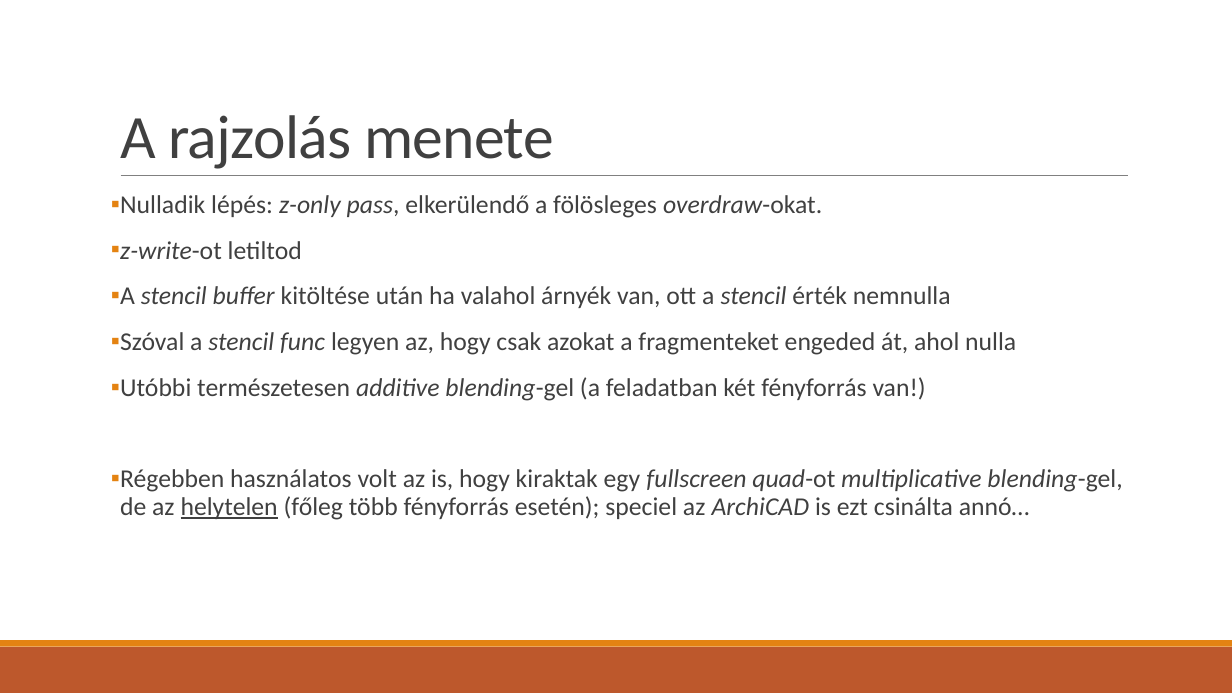
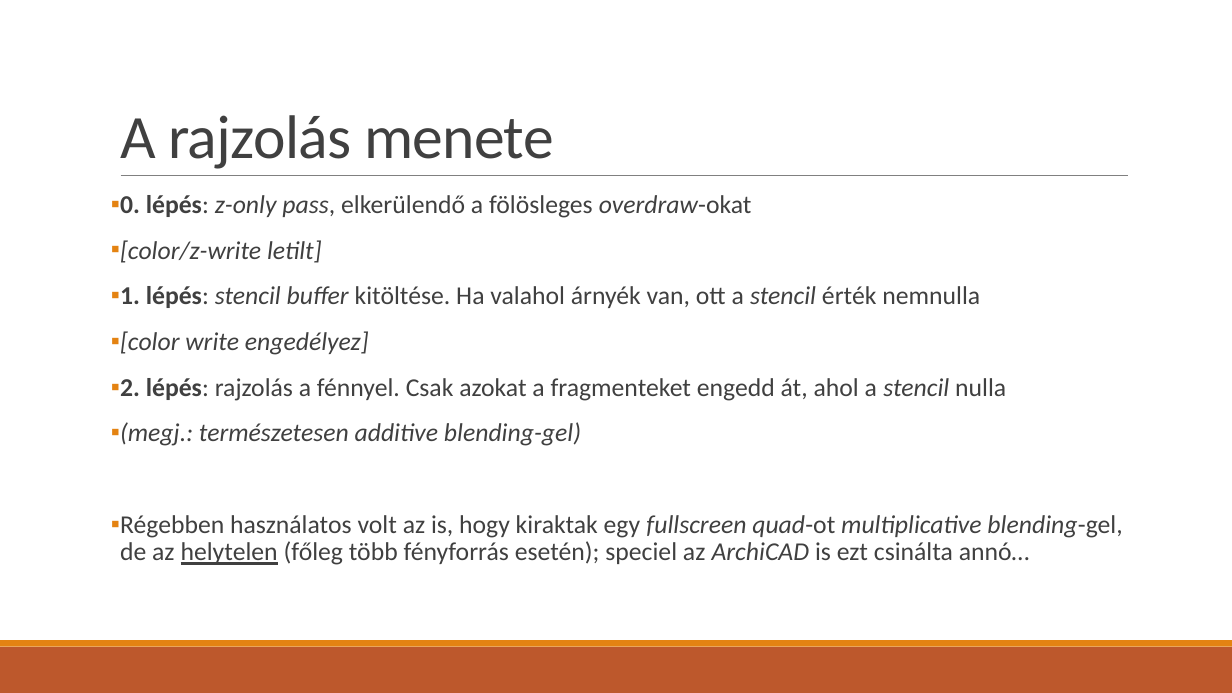
Before and after one commit to asylum2010/Asylum-s-ELTE-Exercises, a slide deck: slide 7 of GFX_EA_01.pptx. Drawn at 1232x693 pixels with LibreOffice and Linux fonts; fonts in the diff are those of the drawing. Boxes give left, top, right and bottom in pixels: in the first picture for what was removed or moved away, otherwise in the second. Text is boxed around its words. In the diff, an @@ line names an element or a change of style, - is before the commit and + after.

```diff
--- a/GFX_EA_01.pptx
+++ b/GFX_EA_01.pptx
@@ text at (x1=120, y1=195, x2=1006, y2=446): text changed @@
-▪ Nulladik lépés: z-only pass, elkerülendő a fölösleges overdraw-okat.
-▪ z-write-ot letiltod
-▪ A stencil buffer kitöltése után ha valahol árnyék van, ott a stencil érték nemnulla
-▪ Szóval a stencil func legyen az, hogy csak azokat a fragmenteket engeded át, ahol nulla
-▪ Utóbbi természetesen additive blending-gel (a feladatban két fényforrás van!)
+▪ 0. lépés: z-only pass, elkerülendő a fölösleges overdraw-okat
+▪ [color/z-write letilt]
+▪ 1. lépés: stencil buffer kitöltése. Ha valahol árnyék van, ott a stencil érték nemnulla
+▪ [color write engedélyez]
+▪ 2. lépés: rajzolás a fénnyel. Csak azokat a fragmenteket engedd át, ahol a stencil nulla
+▪ (megj.: természetesen additive blending-gel)
```
Also in this commit, not shown: 2 other slides changed, 1 slide added.
